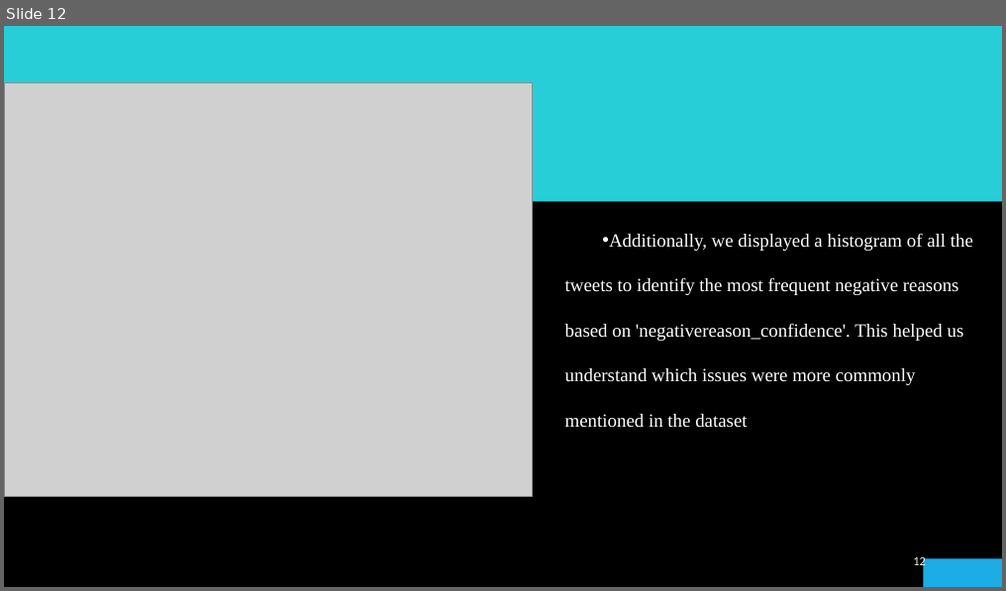
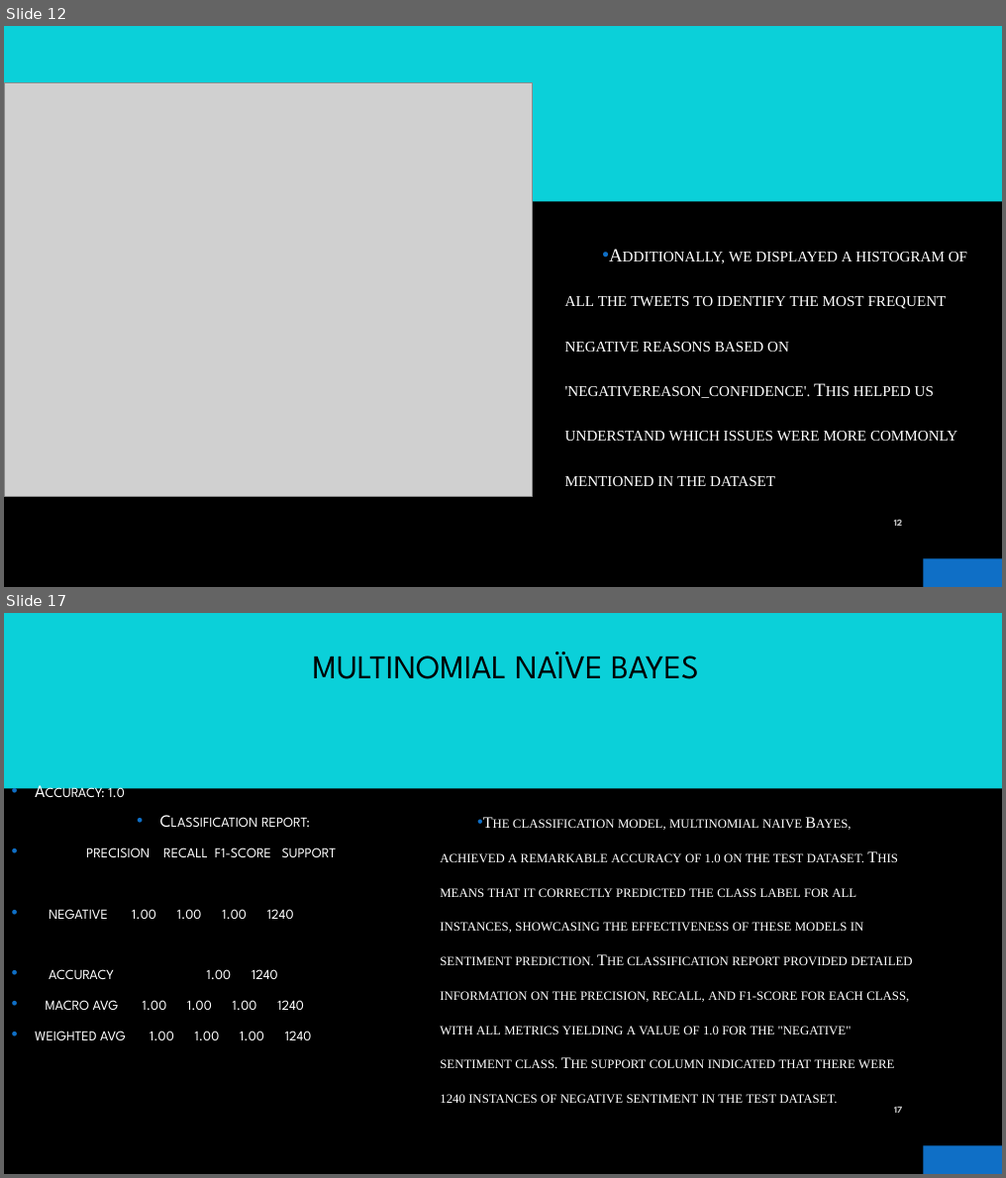
Before and after one commit to ElDon2308/Airline-Sentiment-Analysis, a slide deck: Airline Sentiment Analysis Presentation.pptx. Shown one above the other, each under a label of ours: slide 12 before the commit, slides 12 and 17 after it; the slides between them are not shown. The pictures are 1006x591 and 1006x1178 pixels, drawn with LibreOffice and Linux fonts; fonts in the diff are those of the drawing; grey boxes stand for pictures; background and template pictures are left out. Boxes give left, top, right and bottom in pixels: in the first picture for what was removed or moved away, otherwise in the second. Text is boxed around its words. In the diff, an @@ line names an element or a change of style, - is before the commit and + after.

```diff
--- a/Airline Sentiment Analysis Presentation.pptx
+++ b/Airline Sentiment Analysis Presentation.pptx
@@ slide 17 added at <box>4,613,1002,1174</box>, background picture (left out); not listed: 3 template elements that a slide beside it also shows @@
@@ title added at <box>313,652,699,679</box>, 32 pt, text #000000 @@
+MULTINOMIAL NAÏVE BAYES
@@ text added at <box>35,783,337,1041</box>, 16.6 pt, text #FFFFFF, small capitals @@
+• Accuracy: 1.0
+• Classification report:
+• precision recall f1-score support
+• negative 1.00 1.00 1.00 1240
+• accuracy 1.00 1240
+• macro avg 1.00 1.00 1.00 1240
+• weighted avg 1.00 1.00 1.00 1240
@@ text added at <box>440,819,912,1103</box>, 15.3 pt, text #FFFFFF, small capitals @@
+• The classification model, multinomial naive Bayes, achieved a remarkable accuracy of 1.0 on the test dataset. This means that it correctly predicted the class label for all instances, showcasing the effectiveness of these models in sentiment prediction. The classification report provided detailed information on the precision, recall, and f1-score for each class, with all metrics yielding a value of 1.0 for the "negative" sentiment class. The support column indicated that there were 1240 instances of negative sentiment in the test dataset.
@@ page number added at <box>894,1106,902,1113</box>, 9 pt, text #BFBFBF, bold @@
+17
@@ slide 12 changed as well @@
@@ rectangle at <box>4,47,29,109</box>: fill #1CADE4 to #0F6FC6 @@
@@ rectangle at <box>4,26,1002,202</box>: fill #27CED7 to #0BD0D9 @@
@@ text "Additionally, we displayed a histogram ..." at <box>565,252,967,486</box>: small capitals on; vertical alignment top to middle @@
@@ page number: place and size @@
-page number at <box>913,558,926,570</box>
+page number at <box>894,519,902,526</box>
@@ page number at <box>894,519,902,526</box>: size 12 to 9 pt, font Calibri to League Spartan, text colour gradient #9E9E9E to #EDEDED to #FFFFFF to #BFBFBF, bold on @@
@@ rectangle at <box>924,559,1002,587</box>: fill #1CADE4 to #0F6FC6 @@
```
Also in this commit, not shown: 13 other slides changed, 4 other slides added, 1 slide removed.
